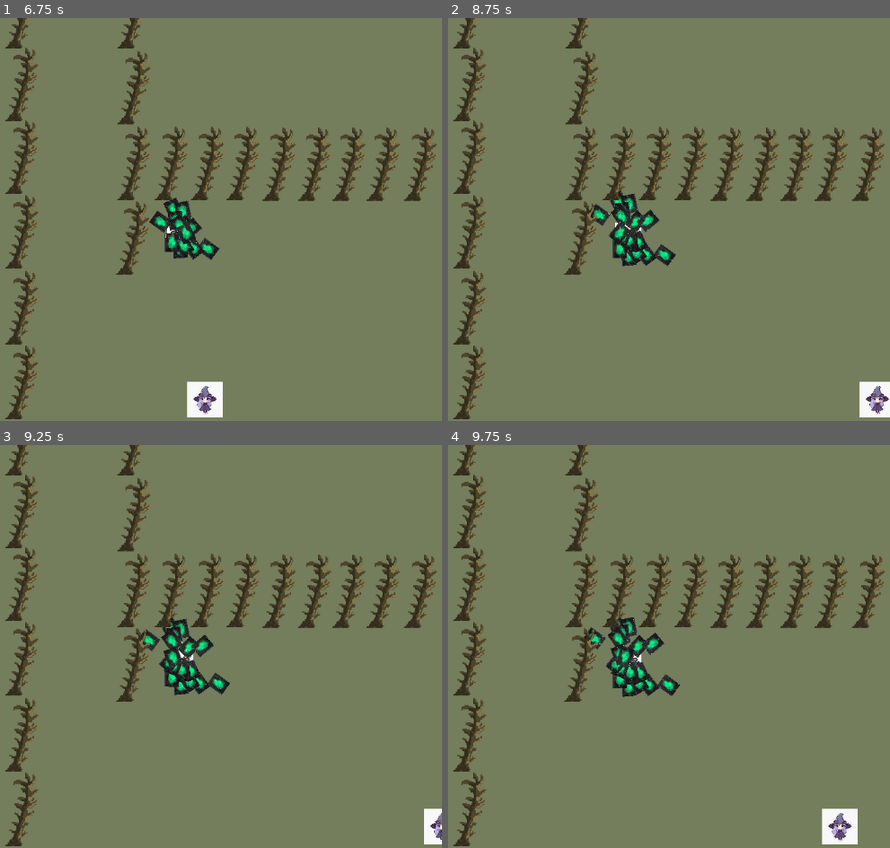
Above: before the commit, frames 1-4 (two rows, left to right).
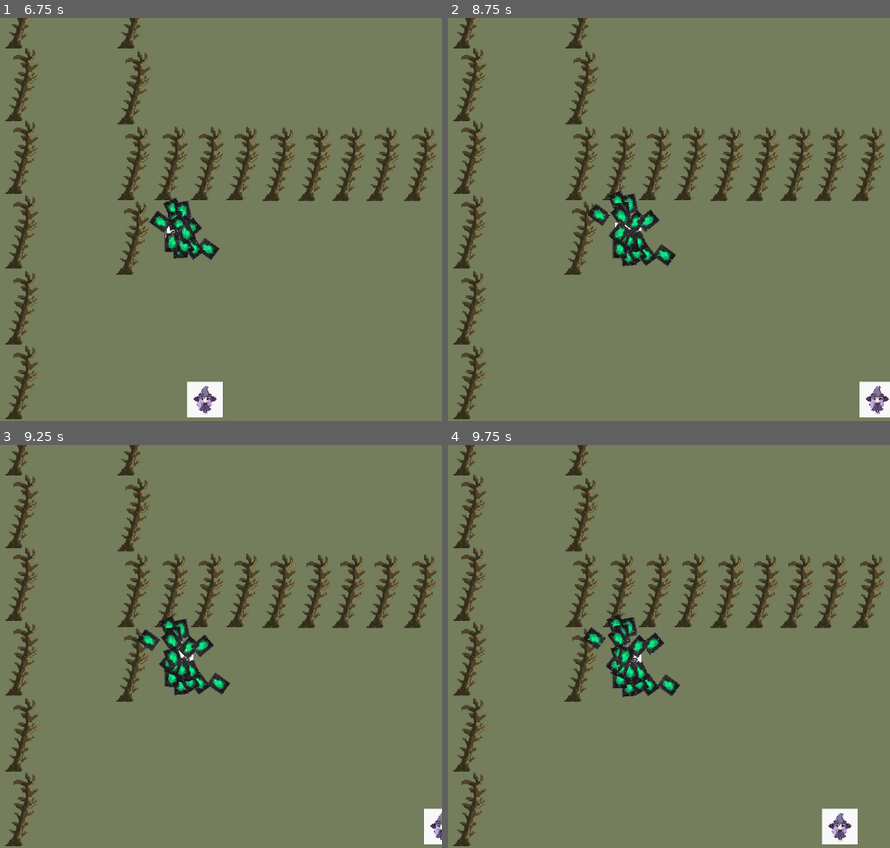
Above: after the commit, the same moments.

Repository: PeterMaidaRobot/Brewing-Game-Jam
Game: Godot game, scene res://main.tscn
The game is run twice, just before and just after one commit, with the same random seed, the same clock (stepped at 60 frames per second) and the same inputs.
Inputs:
- Up to frame 1 (6.75 s): tap Enter (ui_accept) at 0.5, 0.6, 0.77, 1.07, 1.35, 1.52, 1.82, 2.1, 2.85, 3.02, 3.32, 3.6, 3.77, 4.07, 4.35, 4.52, 4.82, 5.1, 5.85, 6.02, 6.32, 6.6 s; hold Right (move_right) 0.53-2.03 s; hold Left (move_left) 2.03-2.78 s; hold Right (move_right) 2.78-4.28 s; hold Left (move_left) 4.28-5.03 s; hold Right (move_right) 5.03-5.78 s; hold Left (move_left) from 5.78 s (still down)
- Up to frame 2 (8.75 s): tap Enter (ui_accept) at 6.77, 7.07, 7.35, 7.52, 7.82, 8.1 s; release Left (move_left) at 7.28 s; hold Right (move_right) from 7.28 s (still down)
- Up to frame 3 (9.25 s): keep holding Right (move_right); tap Enter (ui_accept) at 8.85, 9.02 s
- Up to frame 4 (9.75 s): tap Enter (ui_accept) at 9.32, 9.6 s; release Right (move_right) at 9.53 s; hold Left (move_left) from 9.53 s (still down)

Frame 1 is identical in both runs. In frame 2, less than 0.1% of the frame differs, in the area x 31-40%, y 42-51%; in frame 3, less than 0.1%; in frame 4, 0.1%, in the area x 30-40%, y 42-51%.

Commit message:
got to win/lose condition in debug log

Diff:
--- a/character_body_2d.gd
+++ /dev/null
@@ -1,25 +0,0 @@
-extends CharacterBody2D
-
-
-const SPEED = 300.0
-const JUMP_VELOCITY = -400.0
-
-
-func _physics_process(delta: float) -> void:
-	# Add the gravity.
-	if not is_on_floor():
-		velocity += get_gravity() * delta
-
-	# Handle jump.
-	if Input.is_action_just_pressed("ui_accept") and is_on_floor():
-		velocity.y = JUMP_VELOCITY
-
-	# Get the input direction and handle the movement/deceleration.
-	# As good practice, you should replace UI actions with custom gameplay actions.
-	var direction := Input.get_axis("ui_left", "ui_right")
-	if direction:
-		velocity.x = direction * SPEED
-	else:
-		velocity.x = move_toward(velocity.x, 0, SPEED)
-
-	move_and_slide()
--- a/fan.tscn
+++ b/fan.tscn
@@ -11,8 +11,6 @@
 script = ExtResource("1_8vgsl")
 
 [node name="CollisionShape2D" type="CollisionShape2D" parent="." unique_id=386766809]
-light_mask = 2
-visibility_layer = 2
 position = Vector2(0.5, 2)
 shape = SubResource("RectangleShape2D_onrkg")
 debug_color = Color(0.86423004, 0.0006081802, 0.86643076, 0.41960785)
--- /dev/null
+++ b/gui.gd
@@ -0,0 +1,19 @@
+extends CanvasLayer
+
+
+# Called when the node enters the scene tree for the first time.
+func _ready() -> void:
+	$WinLabel.hide()
+	$LoseLabel.hide()
+
+
+# Called every frame. 'delta' is the elapsed time since the previous frame.
+func _process(delta: float) -> void:
+	pass
+
+
+func show_you_win():
+	$WinLabel.show()
+
+func show_you_lose():
+	$LoseLabel.show()
--- /dev/null
+++ b/gui.tscn
@@ -0,0 +1,20 @@
+[gd_scene format=3 uid="uid://c74ju7qn5hur3"]
+
+[ext_resource type="Script" uid="uid://e33tmj6a45ya" path="res://gui.gd" id="1_80edf"]
+
+[node name="GUI" type="CanvasLayer" unique_id=194733547]
+script = ExtResource("1_80edf")
+
+[node name="WinLabel" type="Label" parent="." unique_id=1912110054]
+offset_left = 553.0
+offset_top = 267.0
+offset_right = 621.0
+offset_bottom = 290.0
+text = "You Win!"
+
+[node name="LoseLabel" type="Label" parent="." unique_id=624259505]
+offset_left = 557.0
+offset_top = 295.0
+offset_right = 627.0
+offset_bottom = 318.0
+text = "You lose!"
--- a/main.tscn
+++ b/main.tscn
@@ -4,6 +4,7 @@
 [ext_resource type="PackedScene" uid="uid://d0mfjusp8jcmh" path="res://player.tscn" id="1_ig7tw"]
 [ext_resource type="PackedScene" uid="uid://dsiq3lr1rgl53" path="res://cauldron.tscn" id="2_0xm2m"]
 [ext_resource type="PackedScene" uid="uid://bi6trsfuwy02x" path="res://log.tscn" id="3_h2yge"]
+[ext_resource type="PackedScene" uid="uid://c74ju7qn5hur3" path="res://gui.tscn" id="5_lquwl"]
 
 [node name="Main" type="Node" unique_id=1821337530]
 
@@ -14,16 +15,6 @@
 grow_horizontal = 2
 grow_vertical = 2
 color = Color(0.45314705, 0.48958445, 0.3594718, 1)
-
-[node name="Goal" parent="." unique_id=573352576 instance=ExtResource("1_1bvp3")]
-position = Vector2(569.00006, 29)
-scale = Vector2(5.8819265, 2.8393373)
-
-[node name="Player" parent="." unique_id=731321046 instance=ExtResource("1_ig7tw")]
-position = Vector2(565, 614)
-
-[node name="Cauldron" parent="." unique_id=668525729 instance=ExtResource("2_0xm2m")]
-position = Vector2(732, 352)
 
 [node name="Logs" type="Node" parent="." unique_id=550490900]
 
@@ -80,3 +71,15 @@
 
 [node name="Log3" parent="Logs" unique_id=1415803528 instance=ExtResource("3_h2yge")]
 position = Vector2(478, 586)
+
+[node name="Goal" parent="." unique_id=573352576 instance=ExtResource("1_1bvp3")]
+position = Vector2(569.00006, 29)
+scale = Vector2(5.8819265, 2.8393373)
+
+[node name="Player" parent="." unique_id=731321046 instance=ExtResource("1_ig7tw")]
+position = Vector2(565, 614)
+
+[node name="Cauldron" parent="." unique_id=668525729 instance=ExtResource("2_0xm2m")]
+position = Vector2(732, 352)
+
+[node name="GUI" parent="." unique_id=194733547 instance=ExtResource("5_lquwl")]
--- a/player.gd
+++ b/player.gd
@@ -48,6 +48,6 @@
 	#position = position.clamp(Vector2.ZERO, screen_size)
 
 
-func _on_fan_collision_body_entered(body: Node2D) -> void:
+func _on_smoke_hitbox_body_entered(body: Node2D) -> void:
 	if body.is_in_group("Smoke"):
-		body.fan_direction += Vector2(0.0, -1.0)
+		print("Smoke hit, you lose!")
--- a/player.tscn
+++ b/player.tscn
@@ -18,6 +18,9 @@
 [sub_resource type="RectangleShape2D" id="RectangleShape2D_sh265"]
 size = Vector2(58, 58)
 
+[sub_resource type="RectangleShape2D" id="RectangleShape2D_i3pqv"]
+size = Vector2(57, 56)
+
 [node name="Player" type="CharacterBody2D" unique_id=1573098926]
 script = ExtResource("1_onrkg")
 metadata/_edit_group_ = true
@@ -32,3 +35,15 @@
 
 [node name="Fan" parent="." unique_id=1725732873 instance=ExtResource("3_i3pqv")]
 position = Vector2(0, -57)
+
+[node name="SmokeHitbox" type="Area2D" parent="." unique_id=346136574]
+scale = Vector2(0.99670535, 1)
+collision_layer = 2
+collision_mask = 2
+
+[node name="CollisionShape2D" type="CollisionShape2D" parent="SmokeHitbox" unique_id=1127072397]
+position = Vector2(-0.5, 0)
+shape = SubResource("RectangleShape2D_i3pqv")
+debug_color = Color(0.88769287, 0.00028243125, 0.8027765, 0.41960785)
+
+[connection signal="body_entered" from="SmokeHitbox" to="." method="_on_smoke_hitbox_body_entered"]
Not shown, removed: character_body_2d.gd.uid
Not shown, added: gui.gd.uid
